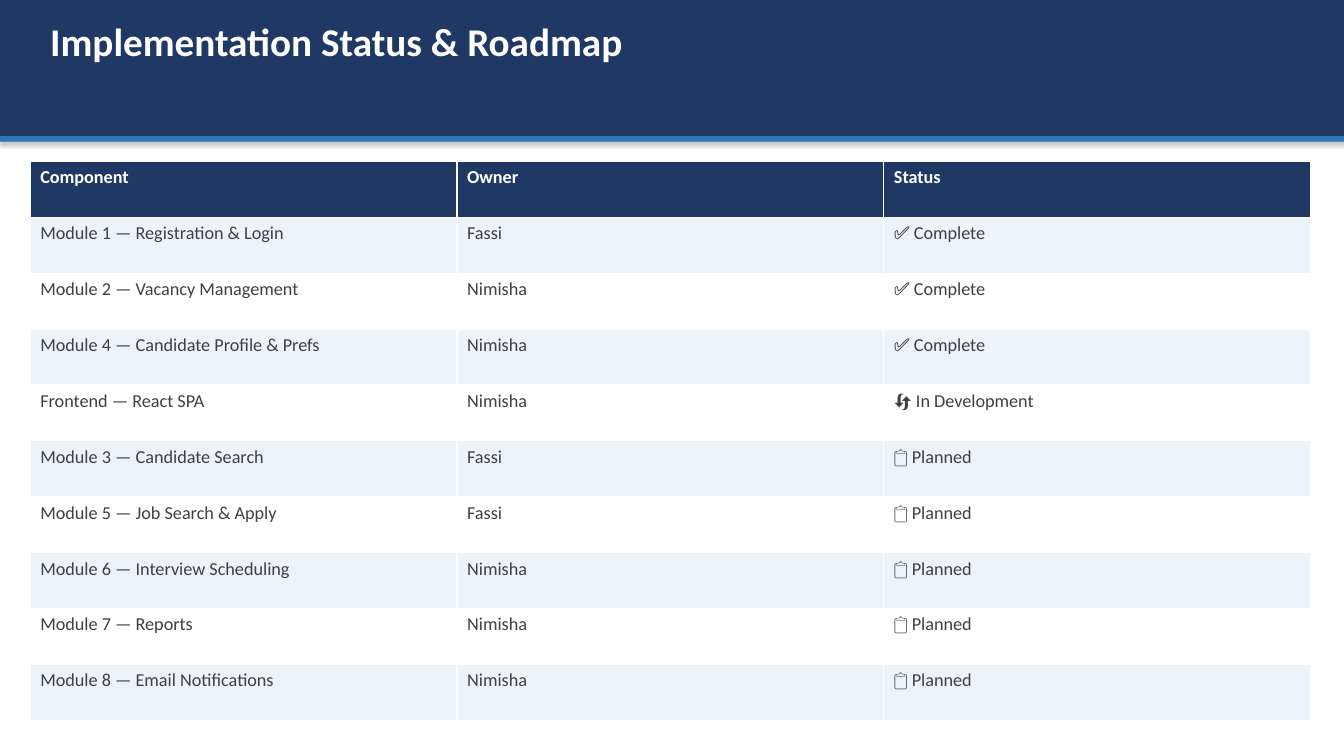
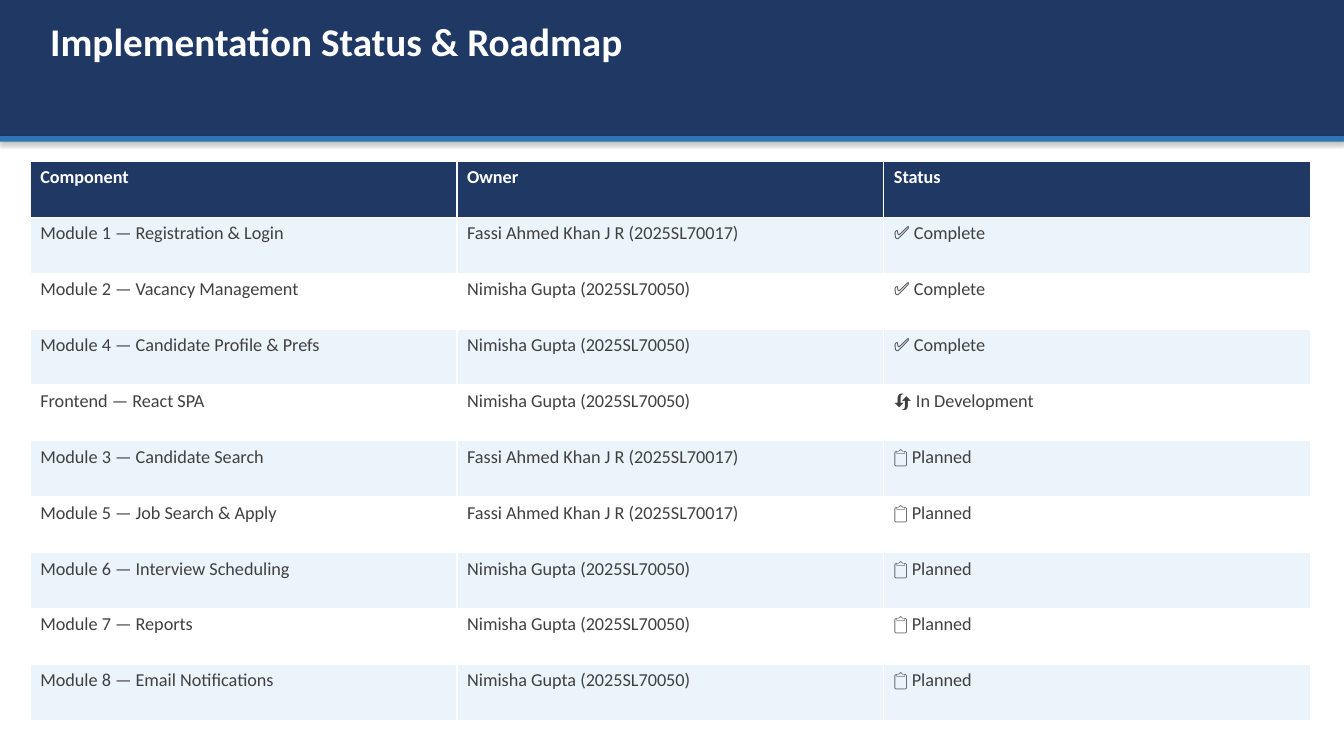
Before and after one commit to Nimisha-Gupta01/recruitment-processing-system, a slide deck: slide 9 of docs/Artifact6_Presentation.pptx. Drawn at 1344x756 pixels with LibreOffice and Linux fonts; fonts in the diff are those of the drawing. Boxes give left, top, right and bottom in pixels: in the first picture for what was removed or moved away, otherwise in the second. Text is boxed around its words. In the diff, an @@ line names an element or a change of style, - is before the commit and + after.

Commit message:
docs(artifacts): update team names with IDs — Nimisha Gupta (2025SL70050) & Fassi Ahmed Khan J R (2025SL70017)

```diff
--- a/docs/Artifact6_Presentation.pptx
+++ b/docs/Artifact6_Presentation.pptx
@@ table at [30, 161, 1310, 721] @@
-row 2, column 2: Fassi
+row 2, column 2: Fassi Ahmed Khan J R (2025SL70017)
-row 3, column 2: Nimisha
+row 3, column 2: Nimisha Gupta (2025SL70050)
-row 4, column 2: Nimisha
+row 4, column 2: Nimisha Gupta (2025SL70050)
-row 5, column 2: Nimisha
+row 5, column 2: Nimisha Gupta (2025SL70050)
-row 6, column 2: Fassi
+row 6, column 2: Fassi Ahmed Khan J R (2025SL70017)
-row 7, column 2: Fassi
+row 7, column 2: Fassi Ahmed Khan J R (2025SL70017)
-row 8, column 2: Nimisha
+row 8, column 2: Nimisha Gupta (2025SL70050)
-row 9, column 2: Nimisha
+row 9, column 2: Nimisha Gupta (2025SL70050)
-row 10, column 2: Nimisha
+row 10, column 2: Nimisha Gupta (2025SL70050)
```
Also in this commit, not shown: 1 other slide changed, 7 other files.
